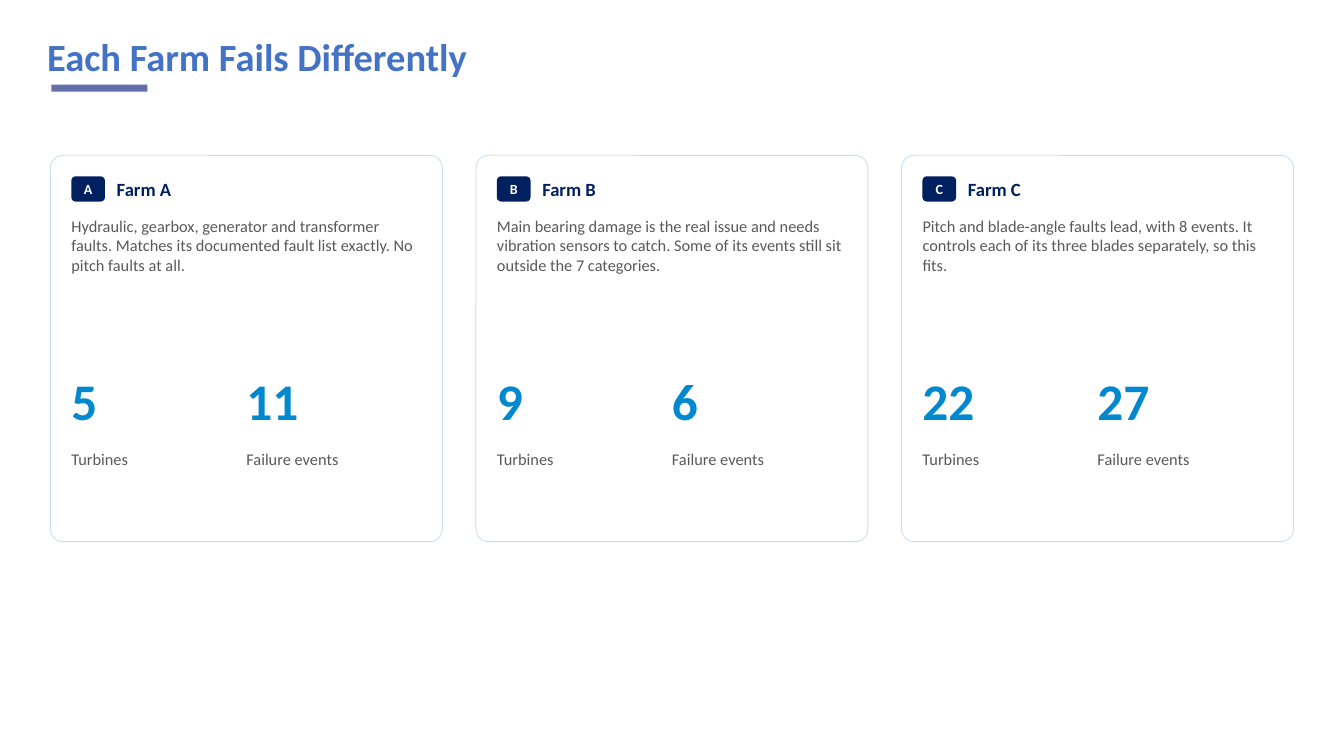
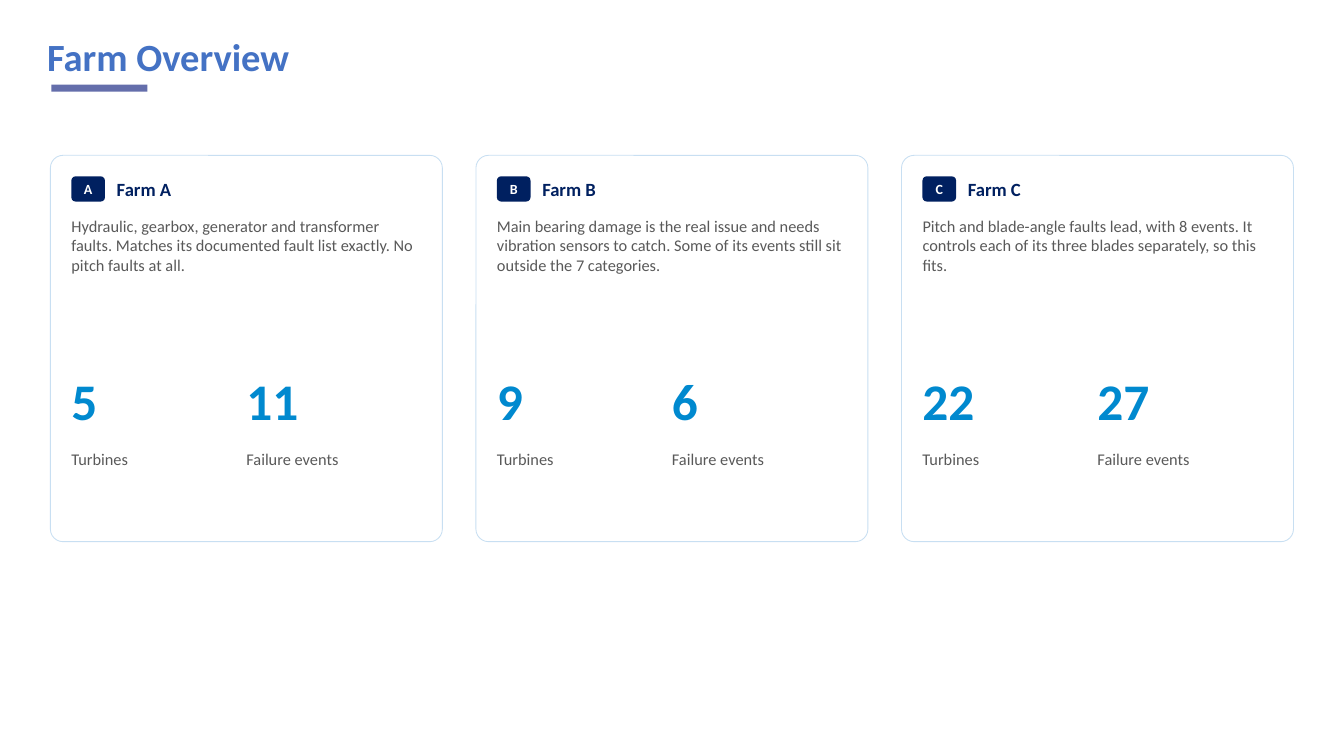
Before and after one commit to sd-umeshnikam/wind-turbine-pdm1, a slide deck: slide 8 of docs/deliverables/Project_Demo_Deck.pptx (slide 7 before the commit). Drawn at 1344x756 pixels with LibreOffice and Linux fonts; fonts in the diff are those of the drawing; background and template pictures are left out. Boxes give left, top, right and bottom in pixels: in the first picture for what was removed or moved away, otherwise in the second. Text is boxed around its words. In the diff, an @@ line names an element or a change of style, - is before the commit and + after.

```diff
--- a/docs/deliverables/Project_Demo_Deck.pptx
+++ b/docs/deliverables/Project_Demo_Deck.pptx
@@ title at (47,44,289,72): text changed @@
-Each Farm Fails Differently
+Farm Overview
```
Also in this commit, not shown: 9 other slides changed, 1 slide added, 2 other files.
